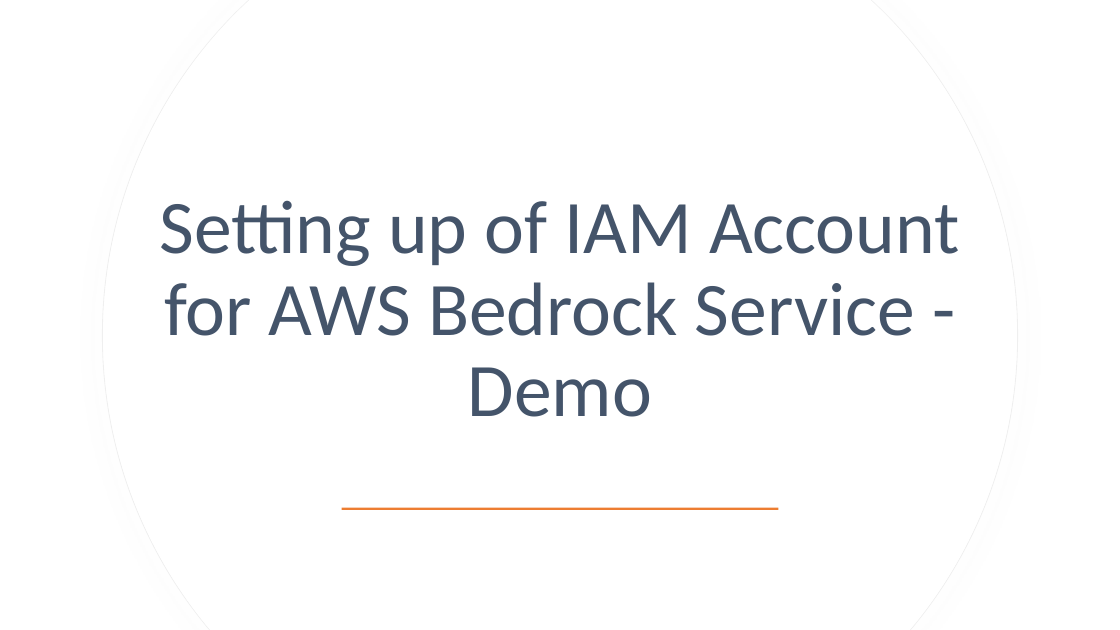
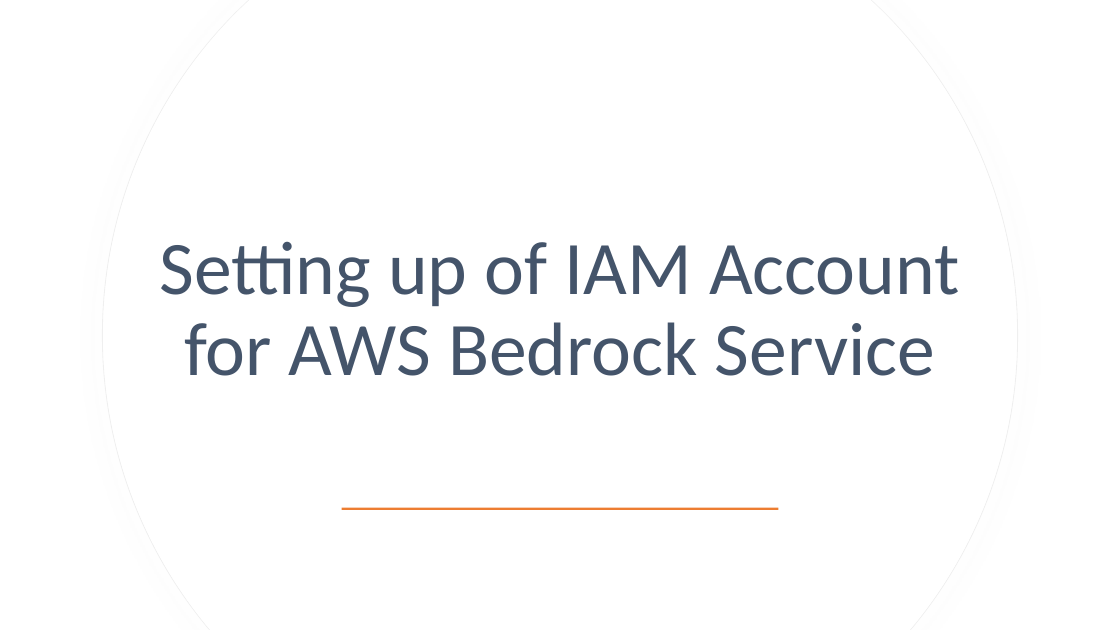
Before and after one commit to di37/aws-bedrock-presentation, a slide deck: slide 10 of Amazon Bedrock.pptx. Drawn at 1120x630 pixels with LibreOffice and Linux fonts; fonts in the diff are those of the drawing. Boxes give left, top, right and bottom in pixels: in the first picture for what was removed or moved away, otherwise in the second. Text is boxed around its words. In the diff, an @@ line names an element or a change of style, - is before the commit and + after.

```diff
--- a/Amazon Bedrock.pptx
+++ b/Amazon Bedrock.pptx
@@ title at [159, 241, 960, 376]: text changed @@
-Setting up of IAM Account for AWS Bedrock Service - Demo
+Setting up of IAM Account for AWS Bedrock Service
```
Also in this commit, not shown: 2 other slides changed, 1 slide added, 4 other files.
